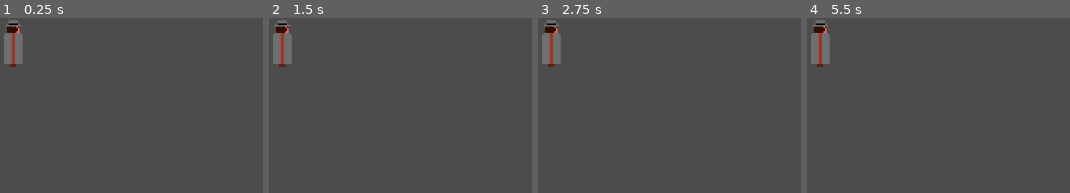
Above: before the commit, frames 1-4 (left to right).
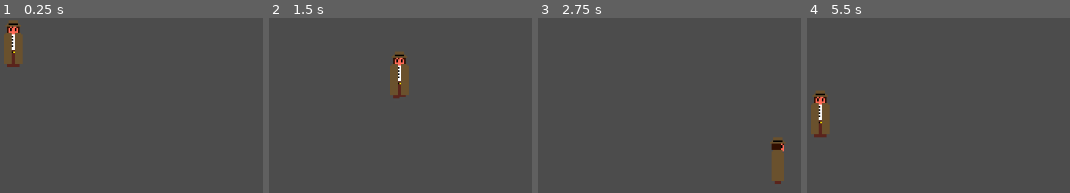
Above: after the commit, the same moments.

Repository: MinusPL/LD47Game
Game: Godot game, scene res://Main.tscn
The game is run twice, just before and just after one commit, with the same random seed, the same clock (stepped at 60 frames per second) and the same inputs. After the commit the project has no main scene; this scene is started directly in both runs.
Inputs:
- Up to frame 1 (0.25 s): no input
- Up to frame 2 (1.5 s): tap Enter (ui_accept) at 0.5, 0.6, 0.77, 1.07, 1.35 s; hold Right (ui_right) 0.53-1.28 s; hold Down (ui_down) from 1.28 s (still down)
- Up to frame 3 (2.75 s): tap Enter (ui_accept) at 1.52, 1.82, 2.1 s; release Down (ui_down) at 2.03 s; hold Right (ui_right) from 2.03 s (still down)
- Up to frame 4 (5.5 s): release Right (ui_right) at 2.78 s; hold Up (ui_up) 2.78-3.53 s; tap Enter (ui_accept) at 2.85, 3.02, 3.32, 3.6, 3.77, 4.07, 4.35, 4.52, 4.82, 5.1 s; hold Left (ui_left) 3.53-5.03 s; hold Down (ui_down) from 5.03 s (still down)

The runs differ from the first frame. In frame 1, 1.6% of the frame differs, in the area x 1-9%, y 1-28%; in frame 2, 3.2%, in the area x 1-54%, y 1-46%; in frame 3, 2.7%; in frame 4, 3.1%.
Error before the commit: Parse Error: Mixed tabs and spaces in indentation. (res://Player/PlayerControler.gd:26)

Commit message:
Fixes after merge

Diff:
--- a/Game/Player/Player.tscn
+++ b/Game/Player/Player.tscn
@@ -22,51 +22,51 @@
 
 [sub_resource type="AtlasTexture" id=5]
 atlas = ExtResource( 2 )
+region = Rect2( 0, 96, 32, 32 )
+
+[sub_resource type="AtlasTexture" id=6]
+atlas = ExtResource( 2 )
+region = Rect2( 32, 96, 32, 32 )
+
+[sub_resource type="AtlasTexture" id=7]
+atlas = ExtResource( 2 )
+region = Rect2( 64, 96, 32, 32 )
+
+[sub_resource type="AtlasTexture" id=8]
+atlas = ExtResource( 2 )
+region = Rect2( 96, 96, 32, 32 )
+
+[sub_resource type="AtlasTexture" id=9]
+atlas = ExtResource( 2 )
+region = Rect2( 0, 64, 32, 32 )
+
+[sub_resource type="AtlasTexture" id=10]
+atlas = ExtResource( 2 )
+region = Rect2( 32, 64, 32, 32 )
+
+[sub_resource type="AtlasTexture" id=11]
+atlas = ExtResource( 2 )
+region = Rect2( 64, 64, 32, 32 )
+
+[sub_resource type="AtlasTexture" id=12]
+atlas = ExtResource( 2 )
+region = Rect2( 96, 64, 32, 32 )
+
+[sub_resource type="AtlasTexture" id=13]
+atlas = ExtResource( 2 )
 region = Rect2( 0, 0, 32, 32 )
 
-[sub_resource type="AtlasTexture" id=6]
+[sub_resource type="AtlasTexture" id=14]
 atlas = ExtResource( 2 )
 region = Rect2( 32, 0, 32, 32 )
 
-[sub_resource type="AtlasTexture" id=7]
+[sub_resource type="AtlasTexture" id=15]
 atlas = ExtResource( 2 )
 region = Rect2( 64, 0, 32, 32 )
 
-[sub_resource type="AtlasTexture" id=8]
+[sub_resource type="AtlasTexture" id=16]
 atlas = ExtResource( 2 )
 region = Rect2( 96, 0, 32, 32 )
-
-[sub_resource type="AtlasTexture" id=9]
-atlas = ExtResource( 2 )
-region = Rect2( 0, 64, 32, 32 )
-
-[sub_resource type="AtlasTexture" id=10]
-atlas = ExtResource( 2 )
-region = Rect2( 32, 64, 32, 32 )
-
-[sub_resource type="AtlasTexture" id=11]
-atlas = ExtResource( 2 )
-region = Rect2( 64, 64, 32, 32 )
-
-[sub_resource type="AtlasTexture" id=12]
-atlas = ExtResource( 2 )
-region = Rect2( 96, 64, 32, 32 )
-
-[sub_resource type="AtlasTexture" id=13]
-atlas = ExtResource( 2 )
-region = Rect2( 0, 96, 32, 32 )
-
-[sub_resource type="AtlasTexture" id=14]
-atlas = ExtResource( 2 )
-region = Rect2( 32, 96, 32, 32 )
-
-[sub_resource type="AtlasTexture" id=15]
-atlas = ExtResource( 2 )
-region = Rect2( 64, 96, 32, 32 )
-
-[sub_resource type="AtlasTexture" id=16]
-atlas = ExtResource( 2 )
-region = Rect2( 96, 96, 32, 32 )
 
 [sub_resource type="SpriteFrames" id=17]
 animations = [ {
@@ -77,117 +77,115 @@
 }, {
 "frames": [ SubResource( 5 ), SubResource( 6 ), SubResource( 7 ), SubResource( 8 ) ],
 "loop": true,
+"name": "walk_left",
+"speed": 10.0
+}, {
+"frames": [ SubResource( 9 ), SubResource( 10 ), SubResource( 11 ), SubResource( 12 ) ],
+"loop": true,
+"name": "walk_right",
+"speed": 10.0
+}, {
+"frames": [ SubResource( 13 ), SubResource( 14 ), SubResource( 15 ), SubResource( 16 ) ],
+"loop": true,
 "name": "walk_down",
 "speed": 10.0
-}, {
-"frames": [ SubResource( 9 ), SubResource( 10 ), SubResource( 11 ), SubResource( 12 ) ],
+} ]
+
+[sub_resource type="AtlasTexture" id=18]
+atlas = ExtResource( 3 )
+region = Rect2( 0, 32, 32, 32 )
+
+[sub_resource type="AtlasTexture" id=19]
+atlas = ExtResource( 3 )
+region = Rect2( 32, 32, 32, 32 )
+
+[sub_resource type="AtlasTexture" id=20]
+atlas = ExtResource( 3 )
+region = Rect2( 64, 32, 32, 32 )
+
+[sub_resource type="AtlasTexture" id=21]
+atlas = ExtResource( 3 )
+region = Rect2( 96, 32, 32, 32 )
+
+[sub_resource type="AtlasTexture" id=22]
+atlas = ExtResource( 3 )
+region = Rect2( 0, 96, 32, 32 )
+
+[sub_resource type="AtlasTexture" id=23]
+atlas = ExtResource( 3 )
+region = Rect2( 32, 96, 32, 32 )
+
+[sub_resource type="AtlasTexture" id=24]
+atlas = ExtResource( 3 )
+region = Rect2( 64, 96, 32, 32 )
+
+[sub_resource type="AtlasTexture" id=25]
+atlas = ExtResource( 3 )
+region = Rect2( 96, 96, 32, 32 )
+
+[sub_resource type="AtlasTexture" id=26]
+atlas = ExtResource( 3 )
+region = Rect2( 0, 64, 32, 32 )
+
+[sub_resource type="AtlasTexture" id=27]
+atlas = ExtResource( 3 )
+region = Rect2( 32, 64, 32, 32 )
+
+[sub_resource type="AtlasTexture" id=28]
+atlas = ExtResource( 3 )
+region = Rect2( 64, 64, 32, 32 )
+
+[sub_resource type="AtlasTexture" id=29]
+atlas = ExtResource( 3 )
+region = Rect2( 96, 64, 32, 32 )
+
+[sub_resource type="AtlasTexture" id=30]
+atlas = ExtResource( 3 )
+region = Rect2( 0, 0, 32, 32 )
+
+[sub_resource type="AtlasTexture" id=31]
+atlas = ExtResource( 3 )
+region = Rect2( 32, 0, 32, 32 )
+
+[sub_resource type="AtlasTexture" id=32]
+atlas = ExtResource( 3 )
+region = Rect2( 64, 0, 32, 32 )
+
+[sub_resource type="AtlasTexture" id=33]
+atlas = ExtResource( 3 )
+region = Rect2( 96, 0, 32, 32 )
+
+[sub_resource type="SpriteFrames" id=34]
+animations = [ {
+"frames": [ SubResource( 18 ), SubResource( 19 ), SubResource( 20 ), SubResource( 21 ) ],
+"loop": true,
+"name": "walk_up",
+"speed": 10.0
+}, {
+"frames": [ SubResource( 22 ), SubResource( 23 ), SubResource( 24 ), SubResource( 25 ) ],
+"loop": true,
+"name": "walk_left",
+"speed": 10.0
+}, {
+"frames": [ SubResource( 26 ), SubResource( 27 ), SubResource( 28 ), SubResource( 29 ) ],
 "loop": true,
 "name": "walk_right",
 "speed": 10.0
 }, {
-"frames": [ SubResource( 13 ), SubResource( 14 ), SubResource( 15 ), SubResource( 16 ) ],
-"loop": true,
-"name": "walk_left",
+"frames": [ SubResource( 30 ), SubResource( 31 ), SubResource( 32 ), SubResource( 33 ) ],
+"loop": true,
+"name": "walk_down",
 "speed": 10.0
 } ]
 
-[sub_resource type="AtlasTexture" id=19]
-atlas = ExtResource( 3 )
-region = Rect2( 0, 32, 32, 32 )
-
-[sub_resource type="AtlasTexture" id=20]
-atlas = ExtResource( 3 )
-region = Rect2( 32, 32, 32, 32 )
-
-[sub_resource type="AtlasTexture" id=21]
-atlas = ExtResource( 3 )
-region = Rect2( 64, 32, 32, 32 )
-
-[sub_resource type="AtlasTexture" id=22]
-atlas = ExtResource( 3 )
-region = Rect2( 96, 32, 32, 32 )
-
-[sub_resource type="AtlasTexture" id=23]
-atlas = ExtResource( 3 )
-region = Rect2( 0, 0, 32, 32 )
-
-[sub_resource type="AtlasTexture" id=24]
-atlas = ExtResource( 3 )
-region = Rect2( 32, 0, 32, 32 )
-
-[sub_resource type="AtlasTexture" id=25]
-atlas = ExtResource( 3 )
-region = Rect2( 64, 0, 32, 32 )
-
-[sub_resource type="AtlasTexture" id=26]
-atlas = ExtResource( 3 )
-region = Rect2( 96, 0, 32, 32 )
-
-[sub_resource type="AtlasTexture" id=27]
-atlas = ExtResource( 3 )
-region = Rect2( 0, 64, 32, 32 )
-
-[sub_resource type="AtlasTexture" id=28]
-atlas = ExtResource( 3 )
-region = Rect2( 32, 64, 32, 32 )
-
-[sub_resource type="AtlasTexture" id=29]
-atlas = ExtResource( 3 )
-region = Rect2( 64, 64, 32, 32 )
-
-[sub_resource type="AtlasTexture" id=30]
-atlas = ExtResource( 3 )
-region = Rect2( 96, 64, 32, 32 )
-
-[sub_resource type="AtlasTexture" id=31]
-atlas = ExtResource( 3 )
-region = Rect2( 0, 96, 32, 32 )
-
-[sub_resource type="AtlasTexture" id=32]
-atlas = ExtResource( 3 )
-region = Rect2( 32, 96, 32, 32 )
-
-[sub_resource type="AtlasTexture" id=33]
-atlas = ExtResource( 3 )
-region = Rect2( 64, 96, 32, 32 )
-
-[sub_resource type="AtlasTexture" id=34]
-atlas = ExtResource( 3 )
-region = Rect2( 96, 96, 32, 32 )
-
-[sub_resource type="SpriteFrames" id=35]
-animations = [ {
-"frames": [ SubResource( 19 ), SubResource( 20 ), SubResource( 21 ), SubResource( 22 ) ],
-"loop": true,
-"name": "walk_up",
-"speed": 10.0
-}, {
-"frames": [ SubResource( 23 ), SubResource( 24 ), SubResource( 25 ), SubResource( 26 ) ],
-"loop": true,
-"name": "walk_down",
-"speed": 10.0
-}, {
-"frames": [ SubResource( 27 ), SubResource( 28 ), SubResource( 29 ), SubResource( 30 ) ],
-"loop": true,
-"name": "walk_right",
-"speed": 10.0
-}, {
-"frames": [ SubResource( 31 ), SubResource( 32 ), SubResource( 33 ), SubResource( 34 ) ],
-"loop": true,
-"name": "walk_left",
-"speed": 10.0
-} ]
-
-[sub_resource type="CapsuleShape2D" id=18]
+[sub_resource type="CapsuleShape2D" id=35]
 radius = 5.91483
 height = 18.0785
 
 [sub_resource type="RectangleShape2D" id=36]
 extents = Vector2( 3.59109, 2.8957 )
 
-[node name="Player" type="Area2D" groups=[
-"Player",
-]]
+[node name="Player" type="Area2D"]
 scale = Vector2( 2, 2 )
 script = ExtResource( 1 )
 
@@ -196,12 +194,12 @@
 animation = "walk_right"
 
 [node name="Coat" type="AnimatedSprite" parent="."]
-frames = SubResource( 35 )
+frames = SubResource( 34 )
 animation = "walk_down"
 
 [node name="CollisionShape2D" type="CollisionShape2D" parent="."]
 position = Vector2( 0, -1.00287 )
-shape = SubResource( 18 )
+shape = SubResource( 35 )
 
 [node name="InteractionRange" type="Area2D" parent="."]
 
--- a/Game/Player/PlayerControler.gd
+++ b/Game/Player/PlayerControler.gd
@@ -23,7 +23,7 @@
 func _ready():
 	randomize()
 	$Coat.modulate = Color(randf(),randf(),randf())
-  initialPosition = position
+	initialPosition = position
 	pass # Replace with function body.
 
 var interactionDistance = [Vector2(0,20), Vector2(0,-20), Vector2(-12, 0), Vector2(12, 0)]
@@ -44,7 +44,7 @@
 	else:
 		if !(Input.is_action_pressed("ui_right") ||  Input.is_action_pressed("ui_left") || Input.is_action_pressed("ui_up") || Input.is_action_pressed("ui_down")):
 			lock_movment = false
-  if Input.is_action_just_pressed("ui_accept"):
+	if Input.is_action_just_pressed("ui_accept"):
 		interact()
 
 	if velocity.length() > 0:
--- a/Game/project.godot
+++ b/Game/project.godot
@@ -16,7 +16,6 @@
 [application]
 
 config/name="Ld 47 Game"
-run/main_scene="res://Main.tscn"
 config/icon="res://icon.png"
 
 [autoload]
